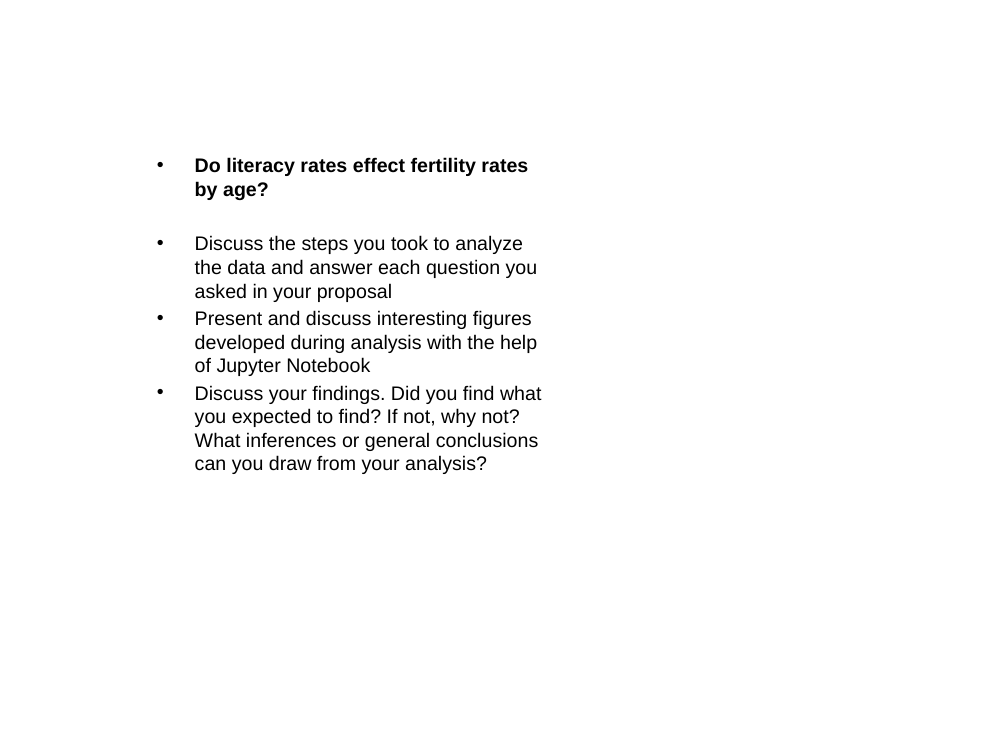
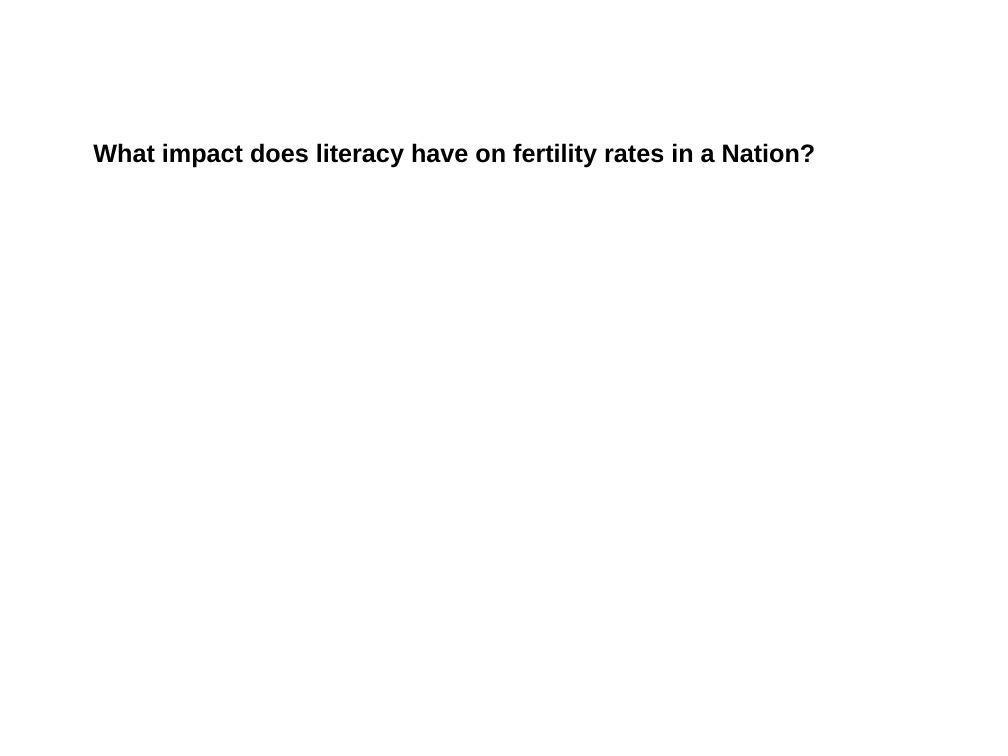
Before and after one commit to CShattoJones/Teamfive, a slide deck: slide 10 of sgoodel3template.pptx (slide 5 before the commit). Drawn at 1008x756 pixels with LibreOffice and Linux fonts; fonts in the diff are those of the drawing; background and template pictures are left out. Boxes give left, top, right and bottom in pixels: in the first picture for what was removed or moved away, otherwise in the second. Text is boxed around its words. In the diff, an @@ line names an element or a change of style, - is before the commit and + after.

```diff
--- a/sgoodel3template.pptx
+++ b/sgoodel3template.pptx
@@ text at <box>93,143,816,167</box>: text changed; size 14 to 18 pt; bold on @@
-• Do literacy rates effect fertility rates by age?
-• Discuss the steps you took to analyze the data and answer each question you asked in your proposal
-• Present and discuss interesting figures developed during analysis with the help of Jupyter Notebook
-• Discuss your findings. Did you find what you expected to find? If not, why not? What inferences or general conclusions can you draw from your analysis?
+What impact does literacy have on fertility rates in a Nation?
```
Also in this commit, not shown: 3 other slides changed, 6 slides added, 1 slide removed.
